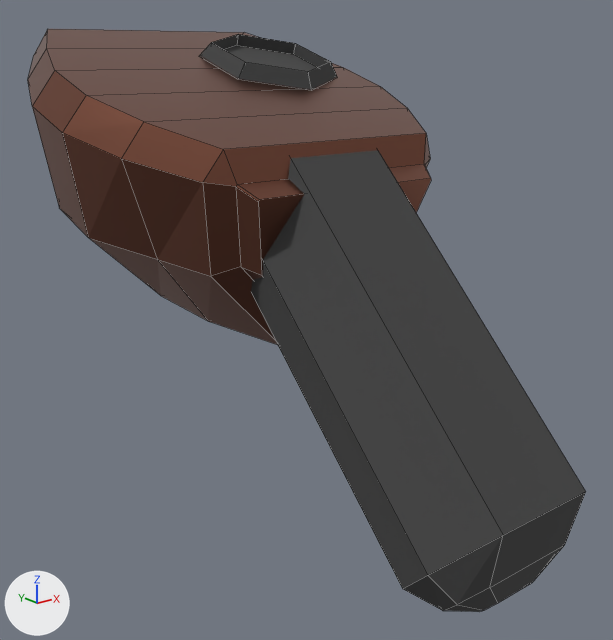
The Blender file game/models/drone.blend as it was, and as the next commit left it.
Rendered twice from a 50 mm camera at (-0.826, -1.119, 0.248) aimed at (-0.009, -0.098, -0.161). Arrows for +X, +Y and +Z are at lower left; the lights stay in place. Mesh edges are drawn as thin lines.

Before the edit, the objects in view are built like this:
```python
mat_material_004 = principled_material('Material.004')
mat_material_004.base_color = (0.275, 0.111, 0.0743)  # brown #8f5e4d
mat_material_004.metallic = 1.0
mat_material_004.roughness = 0.299
me_cube_005 = bpy.data.meshes.new('Cube.005')
me_cube_005.from_pydata(...)  # 130 vertices, 115 faces, 1 loose edge; spans x -1.17..1.05, y -0.75..1.0, z -2.41..1.59
# faces by material slot: [40, 75]
me_cube_005.materials.append(mat_material_003)  # black #444444
me_cube_005.materials.append(mat_material_004)  # brown #8f5e4d
ob_controller_right = bpy.data.objects.new('controller_right', me_cube_005)
ob_controller_right.location = (0.0, 0.0, 0.0)
ob_controller_right.rotation_euler = (-0.79, 0.0, 0.0)  # degrees (-45, 0, 0)
ob_controller_right.scale = (0.284, 0.284, 0.284)
```
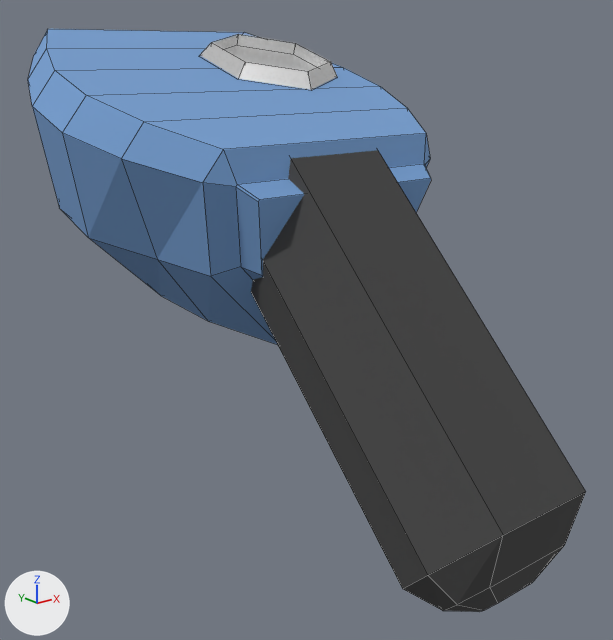
Commit message: virtual controller joystick working

Where the change shows, as pixel boxes [x1, y1, x2, y2] in the pictures (613 x 640 px):
'controller_right', recoloured, surface changed (brown to blue)
    both: [28, 29, 431, 450]
part 1 of me_cube_005, recoloured
    both: [200, 34, 337, 90]

Patch to the scene script:
```diff
--- a/game/models/drone.blend.py
+++ b/game/models/drone.blend.py
@@ mat_material_004 @@
 mat_material_004 = principled_material('Material.004')
-mat_material_004.base_color = (0.275, 0.111, 0.0743)  # brown #8f5e4d
-mat_material_004.metallic = 1.0
-mat_material_004.roughness = 0.299
+mat_material_004.base_color = (0.183, 0.349, 0.642)  # blue #779fd2
+mat_material_004.roughness = 1.0
@@ mat_material_005 @@
+mat_material_005 = principled_material('Material.005')
+mat_material_005.base_color = (1.0, 1.0, 1.0)  # white #ffffff
+mat_material_005.metallic = 1.0
+mat_material_005.roughness = 0.253
@@ me_cube_005 @@
 me_cube_005.from_pydata(...)  # 130 vertices, 115 faces, 1 loose edge; spans x -1.17..1.05, y -0.75..1.0, z -2.41..1.59
 # used by ob_controller_right; location = (0.0, 0.0, 0.0); rotation_euler = (-0.79, 0.0, 0.0), in degrees (-45, 0, 0); scale = (0.284, 0.284, 0.284)
+# me_cube_005 part 1: all 14 faces centred in x 0.01..0.71, y -0.39..-0.11, z 0.67..1.22 switch from mat_material_003 (black #444444) to mat_material_005 (white #ffffff)
 me_cube_005.materials.append(mat_material_004)
```
